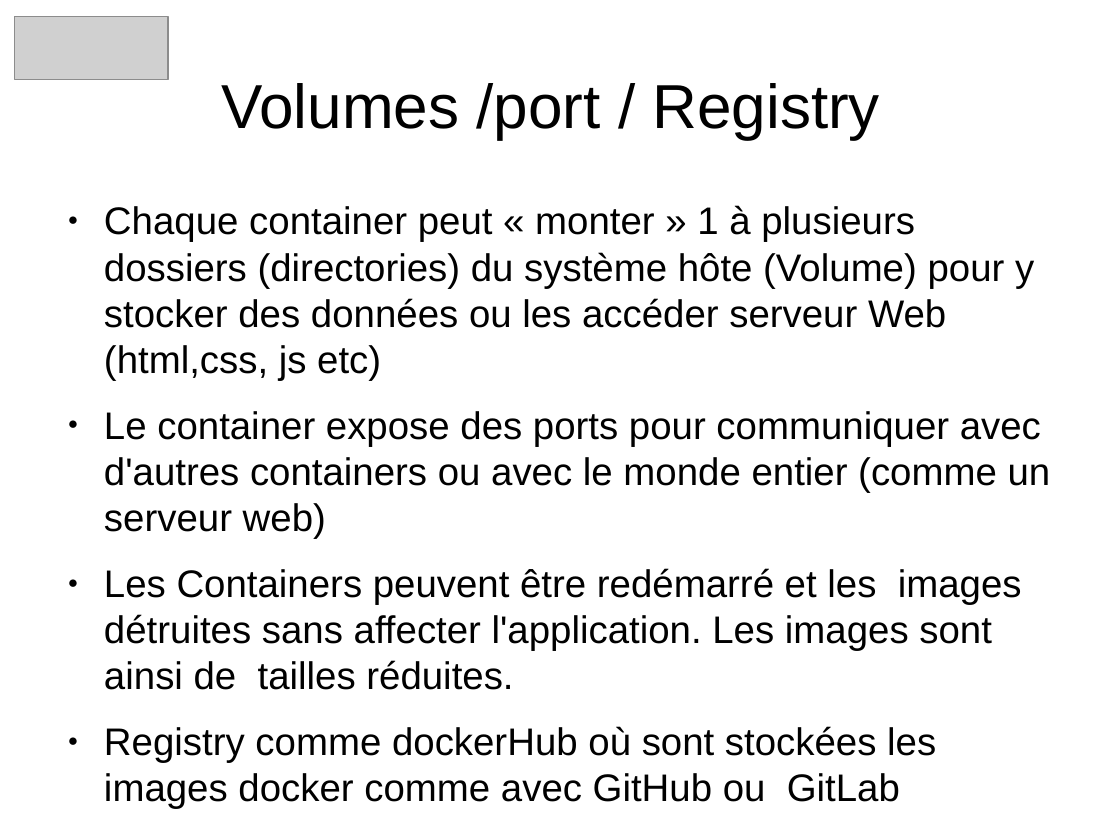
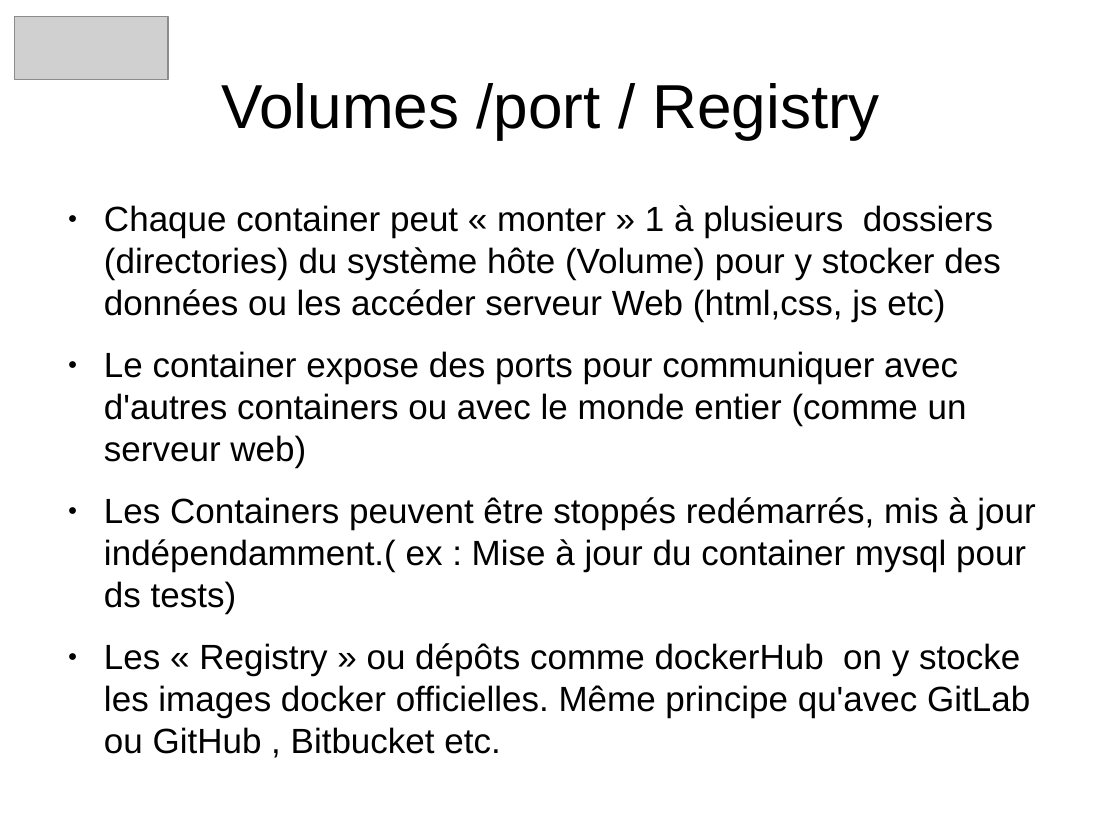
Before and after one commit to heylve/current, a slide deck: slide 14 of Rencontre_devs/docker_dev_conf_20_11_2017.odp. Drawn at 1120x840 pixels with LibreOffice and Linux fonts; fonts in the diff are those of the drawing; grey boxes stand for pictures. Boxes give left, top, right and bottom in pixels: in the first picture for what was removed or moved away, otherwise in the second. Text is boxed around its words. In the diff, an @@ line names an element or a change of style, - is before the commit and + after.

```diff
--- a/Rencontre_devs/docker_dev_conf_20_11_2017.odp
+++ b/Rencontre_devs/docker_dev_conf_20_11_2017.odp
@@ text at bbox=[104, 205, 1000, 468]: size 27.2 to 24.8 pt in "Chaque container peut « monter » 1 ...", "Le container expose des ports pour communiquer ..." @@
@@ text at bbox=[104, 497, 1035, 754]: text changed; size 27.2 to 24.8 pt @@
-● Les Containers peuvent être redémarré et les images détruites sans affecter l'application. Les images sont ainsi de tailles réduites.
-● Registry comme dockerHub où sont stockées les images docker comme avec GitHub ou GitLab
+● Les Containers peuvent être stoppés redémarrés, mis à jour indépendamment.( ex : Mise à jour du container mysql pour ds tests)
+● Les « Registry » ou dépôts comme dockerHub on y stocke les images docker officielles. Même principe qu'avec GitLab ou GitHub , Bitbucket etc.
```
Also in this commit, not shown: 5 other slides changed, 2 other files.
